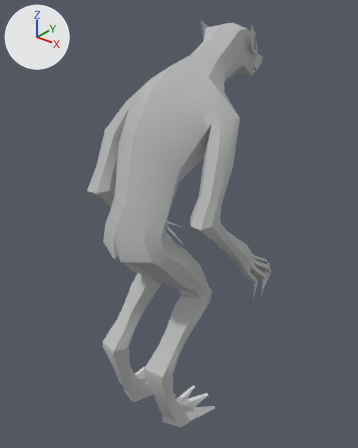
The Blender file Assets/Prefabs/Models/MonsterAni.blend: old version first, new version second.
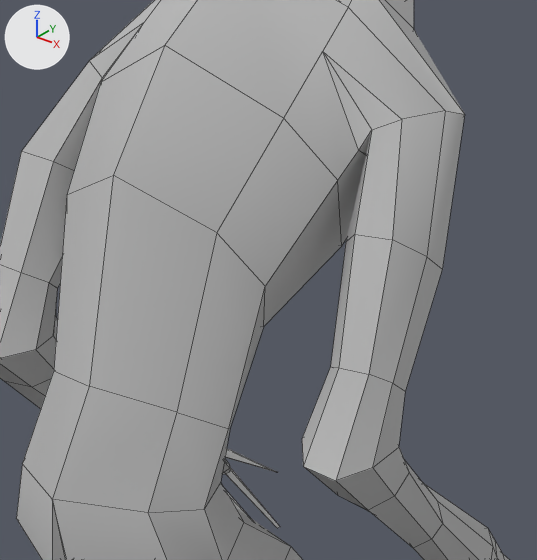
The first picture shows the older version from a 50 mm lens placed at (1.37, -1.535, 2.091), pointed at (-0.06, 0.253, 0.982). The close-ups show both versions on the part from 27% to 73% of the width and 19% to 57% of the height of that picture; other places that the commit changed are outside them. Every picture has the same lights, and +X, +Y and +Z are marked at upper left. The close-ups show mesh edges as thin lines.
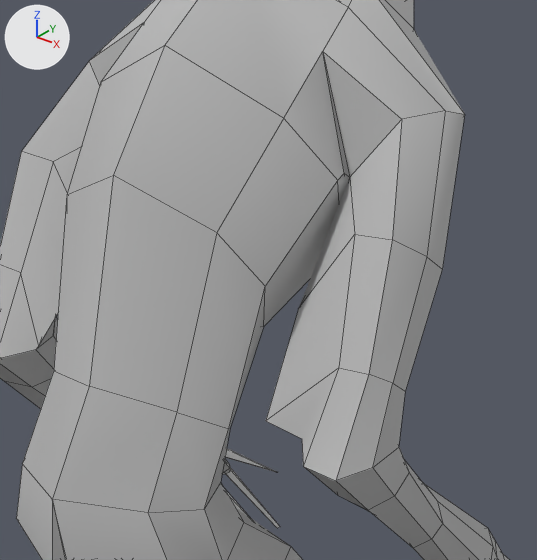
Location of each change, [x1, y1, x2, y2] in pixels of the close-ups (537 x 560 px; the box of a moved part takes in the faces that stretch with it):
```json
{"part": 1, "of": "me_cube_001", "change": "moved or reshaped", "before": [284, 51, 402, 466], "after": [266, 51, 402, 466]}
{"part": 2, "of": "me_cube_001", "change": "moved or reshaped", "before": [0, 23, 143, 359], "after": [0, 23, 143, 359]}
```

The change, as JSON lines over the scene's bpy script:
```json
{"block": "me_cube_001", "where": "me_cube_001.from_pydata(...)  # 875 vertices, 860 faces; spans x -1.59..1.57, y -1.02..3.32, z 0.01..7.68"}
{"block": "me_cube_001", "where": "# used by ob_cube; location = (0.0, 0.0, 0.0); scale = (0.252, 0.252, 0.252)"}
{"block": "me_cube_001", "where": "# verts and faces of me_cube_001; kept vertices keep their numbers, new ones are numbered from 875"}
{"block": "me_cube_001", "where": "# before: 150 (0.72, 0.84, 5.94), 151 (0.88, 0.35, 6.18) at pixel (358, 150), 158 (0.82, 0.7, 6.03), 159 (0.91, 0.41, 6.28) at pixel (371, 129), 167 (0.86, 0.29, 5.72) at pixel (345, 242)"}
{"block": "me_cube_001", "where": "# before: 175 (1.0, -0.01, 5.18) at pixel (330, 366)"}
{"block": "me_cube_001", "where": "# before: 590 (-0.88, 0.35, 6.18), 596 (-0.81, 0.89, 5.99), 597 (-0.82, 0.7, 6.03), 598 (-0.91, 0.41, 6.28) at pixel (102, 77), 606 (-0.86, 0.29, 5.72)"}
{"block": "me_cube_001", "where": "# before: 614 (-1.0, -0.01, 5.18) at pixel (48, 282)"}
{"block": "me_cube_001", "change": "me_cube_001 part 1"}
{"op": "add", "block": "me_cube_001", "code": "verts[150] = (0.72, 0.76, 5.9)  # moved"}
{"op": "add", "block": "me_cube_001", "code": "verts[151] = (0.77, 0.39, 6.04)  # moved, pixel (344, 173)"}
{"op": "add", "block": "me_cube_001", "code": "verts[158] = (0.75, 0.37, 5.72)  # moved"}
{"op": "add", "block": "me_cube_001", "code": "verts[159] = (0.8, 0.39, 6.02)  # moved, pixel (349, 177)"}
{"op": "add", "block": "me_cube_001", "code": "verts[167] = (0.72, 0.08, 5.39)  # moved, pixel (298, 308)"}
{"op": "add", "block": "me_cube_001", "code": "verts[175] = (0.81, -0.3, 4.93)  # moved, pixel (265, 420)"}
{"block": "me_cube_001", "change": "me_cube_001 part 2"}
{"op": "add", "block": "me_cube_001", "code": "verts[590] = (-0.77, 0.39, 6.04)  # moved"}
{"op": "add", "block": "me_cube_001", "code": "verts[596] = (-0.81, 0.81, 5.96)  # moved"}
{"op": "add", "block": "me_cube_001", "code": "verts[597] = (-0.75, 0.37, 5.72)  # moved"}
{"op": "add", "block": "me_cube_001", "code": "verts[598] = (-0.8, 0.39, 6.02)  # moved"}
{"op": "add", "block": "me_cube_001", "code": "verts[606] = (-0.72, 0.08, 5.39)  # moved"}
{"op": "add", "block": "me_cube_001", "code": "verts[614] = (-0.81, -0.3, 4.93)  # moved, pixel (38, 345)"}
```
